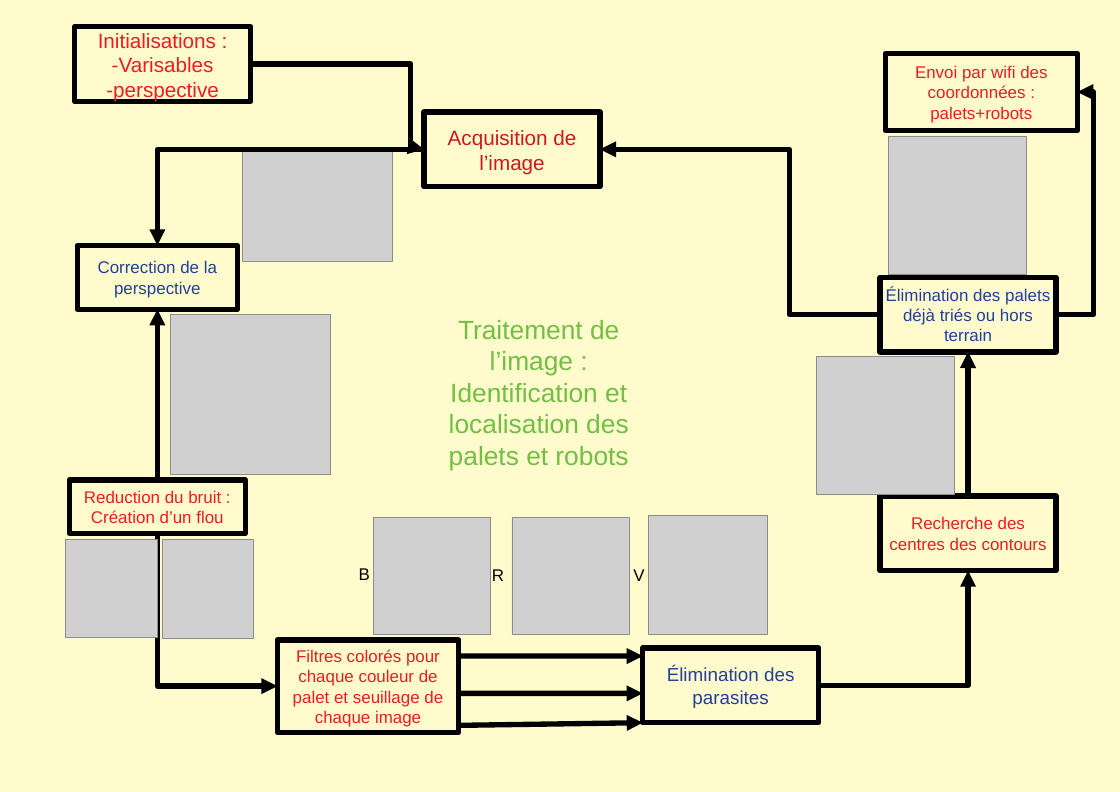
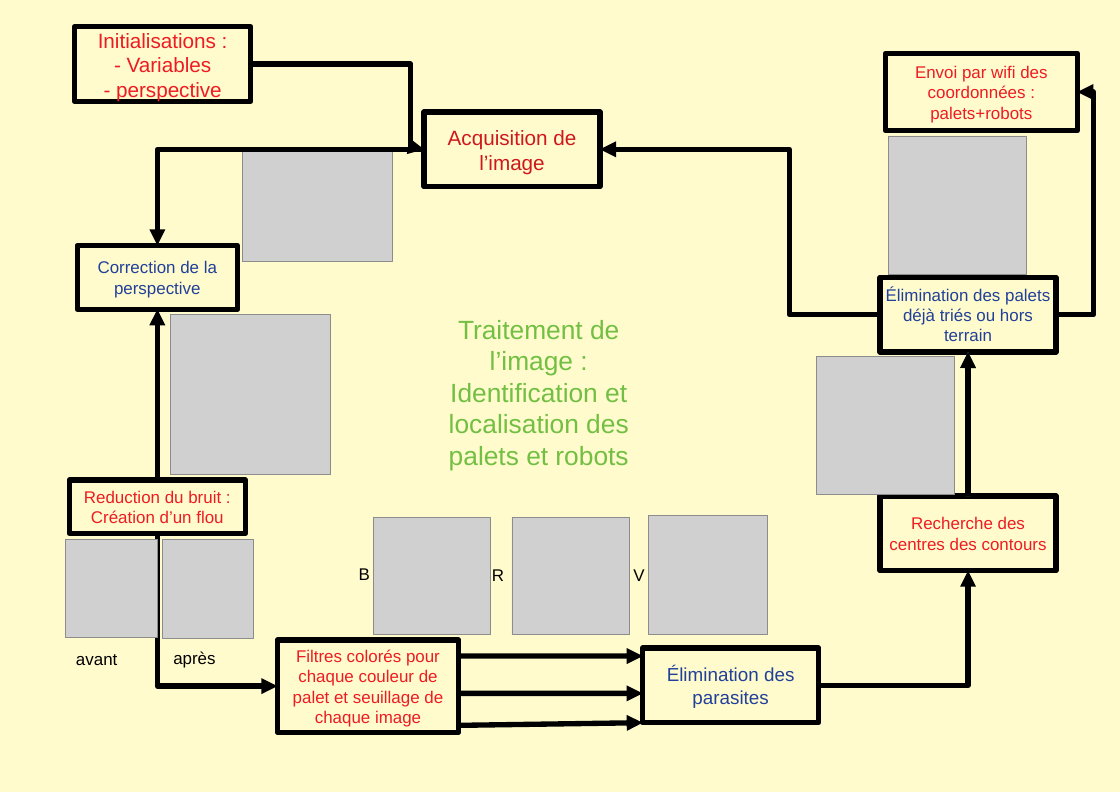
Before and after one commit to loic-broyer/Projet1A-2019-Phelma, a slide deck: slide 1 of poster_main.odp. Drawn at 1120x792 pixels with LibreOffice and Linux fonts; fonts in the diff are those of the drawing; grey boxes stand for pictures. Boxes give left, top, right and bottom in pixels: in the first picture for what was removed or moved away, otherwise in the second. Text is boxed around its words. In the diff, an @@ line names an element or a change of style, - is before the commit and + after.

```diff
--- a/poster_main.odp
+++ b/poster_main.odp
@@ text in rectangle at (116,57,222,102): text changed @@
--Varisables
--perspective
+- Variables
+- perspective
@@ text added at (76,654,117,665), 18 pt, text #000000 @@
+avant
@@ text added at (173,651,215,668), 18 pt, text #000000 @@
+après
```
